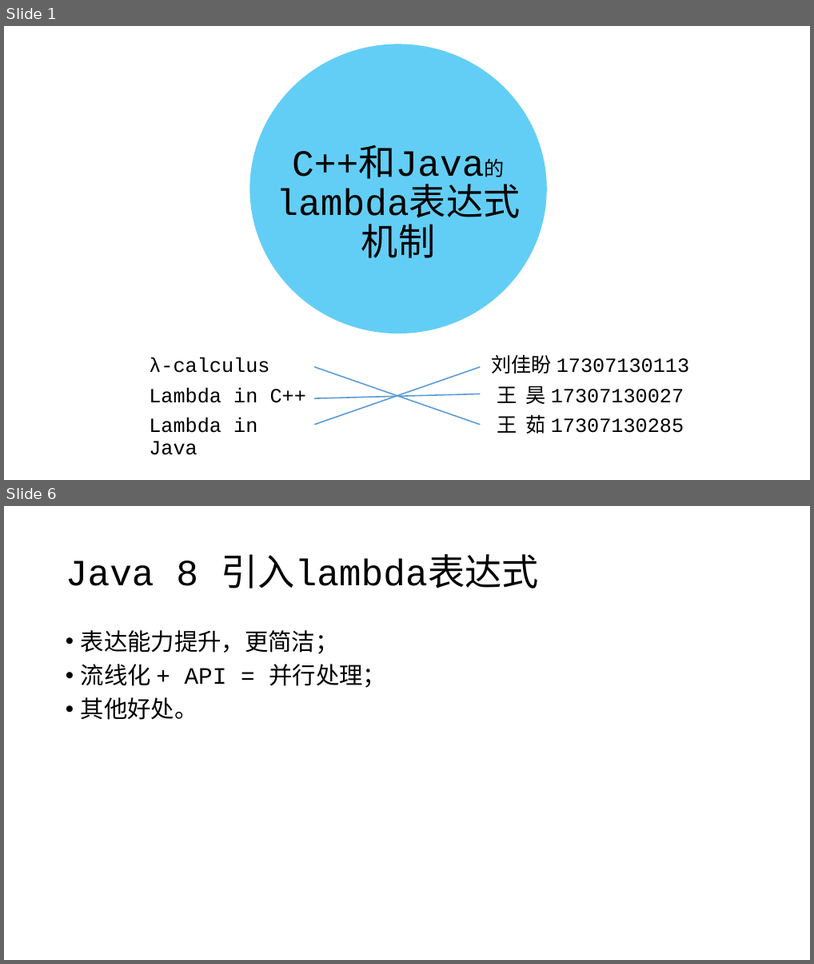
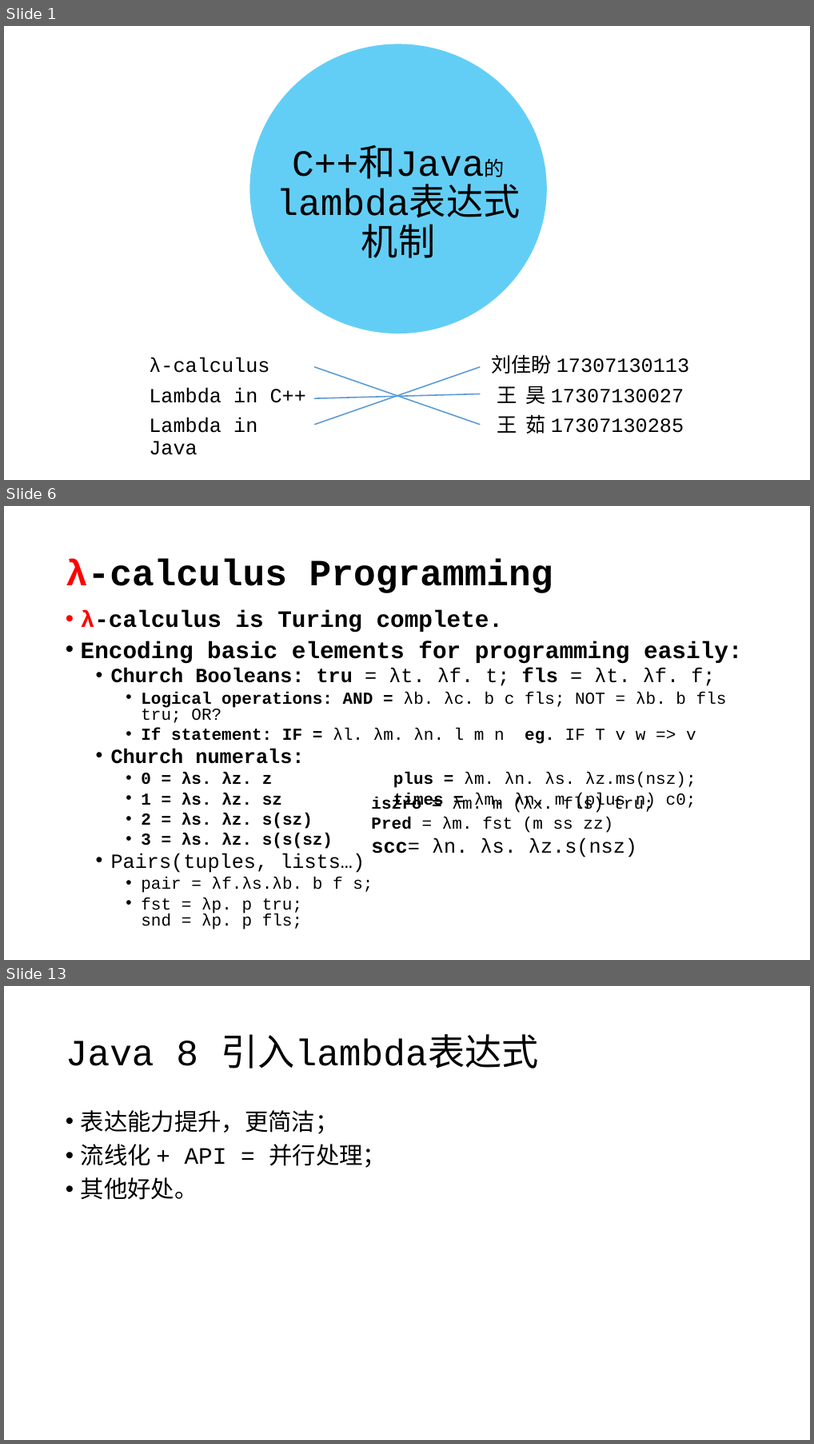
Before and after one commit to RuWang-0/lambda-in-Java-C-, a slide deck: lambda-ppt.pptx. Shown one above the other, each under a label of ours: slides 1 and 6 before the commit, slides 1, 6 and 13 after it; the slides between them are not shown. The pictures are 814x964 and 814x1444 pixels, drawn with LibreOffice and Linux fonts; fonts in the diff are those of the drawing. Boxes give left, top, right and bottom in pixels: in the first picture for what was removed or moved away, otherwise in the second. Text is boxed around its words. In the diff, an @@ line names an element or a change of style, - is before the commit and + after.

```diff
--- a/lambda-ppt.pptx
+++ b/lambda-ppt.pptx
@@ slide 6 added at (x1=4, y1=506, x2=810, y2=960), background #FFFFFF @@
@@ title added at (x1=66, y1=560, x2=554, y2=593), 44 pt, text #000000, bold @@
+λ-calculus Programming
@@ text added at (x1=81, y1=611, x2=742, y2=929), 20 pt, text #000000, bold @@
+• λ-calculus is Turing complete.
+• Encoding basic elements for programming easily:
+  • Church Booleans: tru = λt. λf. t; fls = λt. λf. f;
+    • Logical operations: AND = λb. λc. b c fls; NOT = λb. b fls tru; OR?
+    • If statement: IF = λl. λm. λn. l m n eg. IF T v w => v
+  • Church numerals:
+    • 0 = λs. λz. z plus = λm. λn. λs. λz.ms(nsz);
+    • 1 = λs. λz. sz times = λm. λn. m (plus n) c0;
+    • 2 = λs. λz. s(sz)
+    • 3 = λs. λz. s(s(sz)
+  • Pairs(tuples, lists…)
+    • pair = λf.λs.λb. b f s;
+    • fst = λp. p tru;
+      snd = λp. p fls;
@@ text added at (x1=371, y1=796, x2=654, y2=857), 20 pt, text #000000 @@
+iszro = λm. m (λx. fls) tru;
+Pred = λm. fst (m ss zz)
+scc= λn. λs. λz.s(nsz)
@@ what was slide 6 is now slide 13 @@
```
Also in this commit, not shown: 8 other slides added, 2 slides removed, 2 other files.
